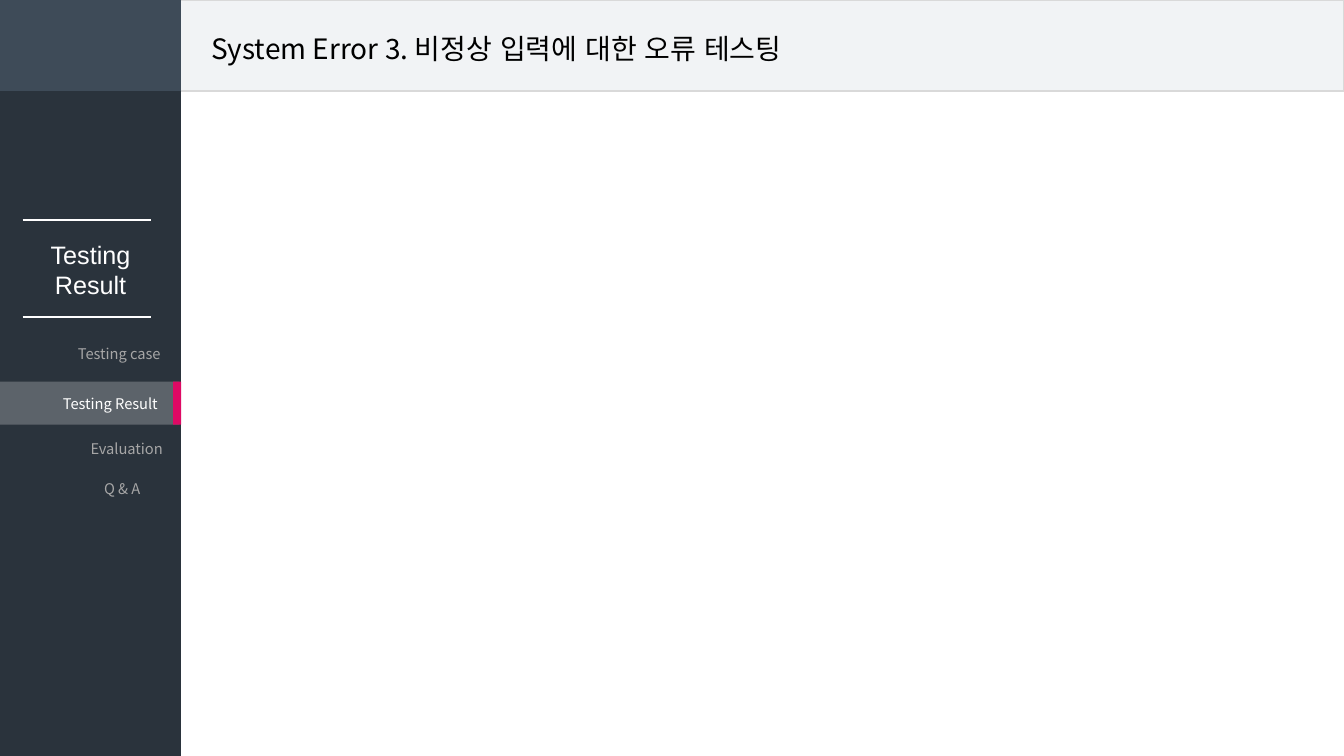
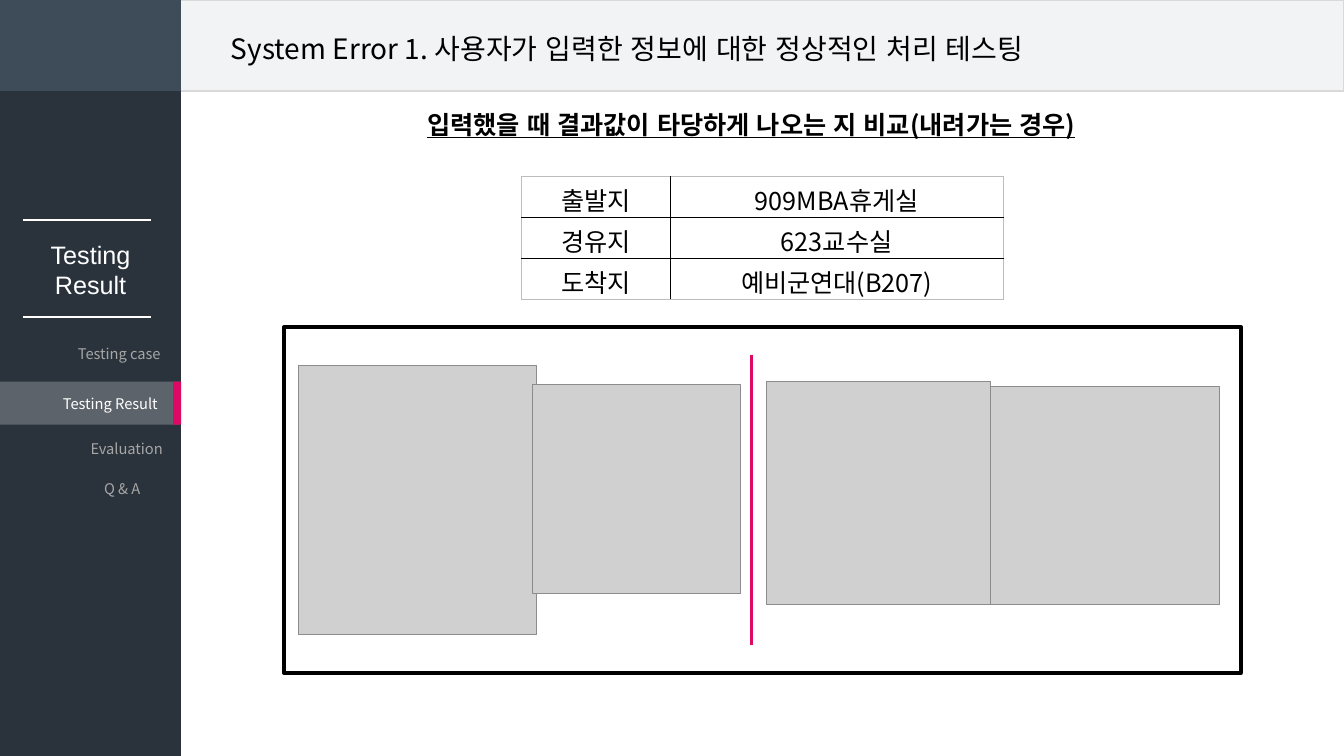
Before and after one commit to DDoGuSulGye/Presentation, a slide deck: slide 13 of Presentation Data/05. Testing & Evaluation.pptx (slide 12 before the commit). Drawn at 1344x756 pixels with LibreOffice and Linux fonts; fonts in the diff are those of the drawing; grey boxes stand for pictures. Boxes give left, top, right and bottom in pixels: in the first picture for what was removed or moved away, otherwise in the second. Text is boxed around its words. In the diff, an @@ line names an element or a change of style, - is before the commit and + after.

```diff
--- a/Presentation Data/05. Testing & Evaluation.pptx
+++ b/Presentation Data/05. Testing & Evaluation.pptx
@@ text at bbox=[231, 35, 1023, 66]: text changed @@
-System Error 3. 비정상 입력에 대한 오류 테스팅
+System Error 1. 사용자가 입력한 정보에 대한 정상적인 처리 테스팅
@@ text added at bbox=[427, 113, 1076, 139], 18 pt, text #000000, bold, underline @@
+입력했을 때 결과값이 타당하게 나오는 지 비교(내려가는 경우)
@@ table added at bbox=[521, 176, 1003, 301], 3 rows, 2 columns @@
+출발지 | 909MBA휴게실
+경유지 | 623교수실
+도착지 | 예비군연대(B207)
@@ rectangle added at bbox=[284, 327, 1241, 673], outline #000000 3 pt @@
@@ line added from (751, 355) to (751, 645), #DE0964 2.25 pt @@
@@ picture added at bbox=[298, 365, 536, 635] @@
@@ picture added at bbox=[532, 385, 741, 594] @@
@@ picture added at bbox=[767, 382, 991, 605] @@
@@ picture added at bbox=[991, 386, 1220, 604] @@
```
Also in this commit, not shown: 10 other slides changed, 6 slides added, 1 slide removed, 5 other files.
